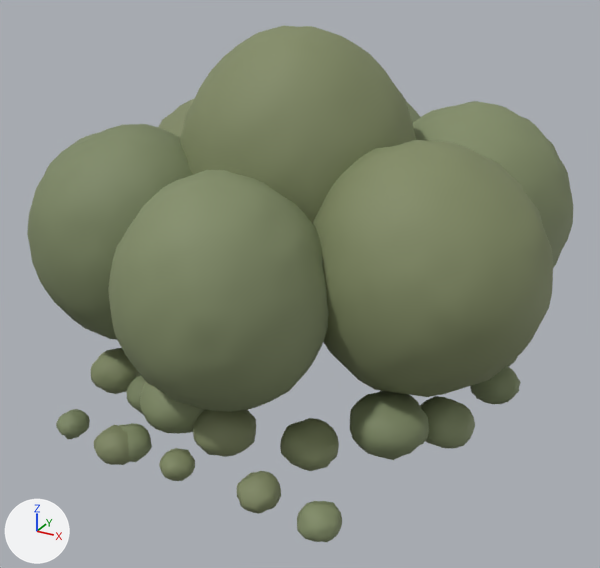
What one commit did to the glTF model assets/models/14-bush/14-bush.glb.
Camera for both pictures: a 50 mm lens placed at (1.45, -2.72, 1.75), pointed at (0.02, -0.12, 0.45). The lights are fixed; the arrows at lower left show +X, +Y and +Z. The first picture is the older version. Vertices at exactly the same position are counted once.

The older version as bpy lines, for what is in view:
```python
ob_blob_b6 = bpy.data.objects.new('Blob_B6', me_icosphere_004)
ob_blob_b6.location = (0.564, -0.244, 0.66)
ob_pebble_0 = bpy.data.objects.new('Pebble_0', me_icosphere_007)
ob_pebble_0.location = (0.764, 0.064, 0.12)
ob_pebble_11 = bpy.data.objects.new('Pebble_11', me_icosphere_018)
ob_pebble_11.location = (-0.551, -0.567, 0.127)
ob_pebbletiny_0 = bpy.data.objects.new('PebbleTiny_0', me_icosphere_025)
ob_pebbletiny_0.location = (0.528, -0.927, 0.082)
ob_pebbletiny_1 = bpy.data.objects.new('PebbleTiny_1', me_icosphere_026)
ob_pebbletiny_1.location = (-0.256, -0.921, 0.093)
ob_pebbletiny_2 = bpy.data.objects.new('PebbleTiny_2', me_icosphere_027)
ob_pebbletiny_2.location = (-0.03, -0.889, 0.071)
ob_pebbletiny_3 = bpy.data.objects.new('PebbleTiny_3', me_icosphere_028)
ob_pebbletiny_3.location = (-0.509, -0.87, 0.07)
ob_pebbletiny_4 = bpy.data.objects.new('PebbleTiny_4', me_icosphere_029)
ob_pebbletiny_4.location = (-0.231, -0.888, 0.091)
ob_pebbletiny_5 = bpy.data.objects.new('PebbleTiny_5', me_icosphere_030)
ob_pebbletiny_5.location = (0.296, -0.899, 0.086)
# also in view: 'Pebble_16' at (0.55, -0.47, 0.17); 'Blob_B8' at (0.02, -0.66, 0.62); 'Blob_Dome' at (-0.03, -0.04, 0.88); 'Pebble_15' at (0.34, -0.64, 0.12); 'Blob_B2' at (0.49, 0.43, 0.66)
```
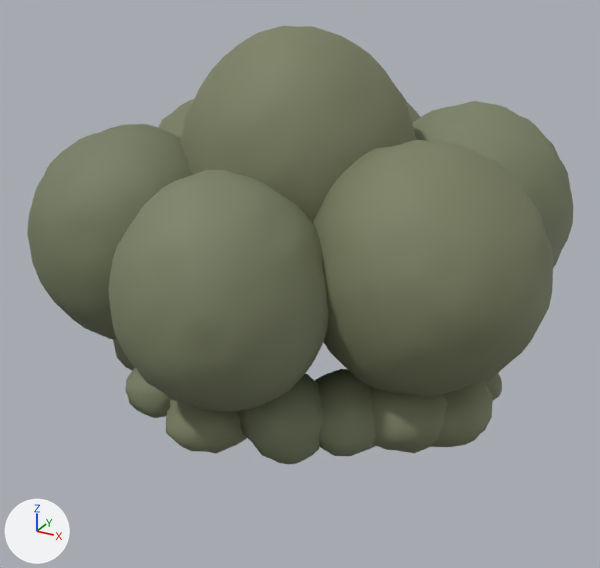
Edits to the bpy script that builds the scene:
```text
Change me_icosphere_007:
    remove me_icosphere_007.from_pydata(...)  # 162 vertices, 320 faces; spans x -0.094..0.097, y -0.095..0.098, z -0.077..0.074
    add me_icosphere_007.from_pydata(...)  # 162 vertices, 320 faces; spans x -0.161..0.158, y -0.121..0.122, z -0.111..0.104
    me_icosphere_007 part 1: 162 of 162 vertices moved; they spanned x -0.094..0.097, y -0.095..0.098, z -0.077..0.074 and now span x -0.161..0.158, y -0.121..0.122, z -0.111..0.104; mean shift (0.0, -0.001, 0.0)
Change me_icosphere_018:
    remove me_icosphere_018.from_pydata(...)  # 162 vertices, 320 faces; spans x -0.1..0.101, y -0.097..0.102, z -0.086..0.084
    add me_icosphere_018.from_pydata(...)  # 162 vertices, 320 faces; spans x -0.143..0.137, y -0.152..0.151, z -0.133..0.136
    me_icosphere_018 part 2: 162 of 162 vertices moved; they spanned x -0.1..0.101, y -0.097..0.102, z -0.086..0.084 and now span x -0.143..0.137, y -0.152..0.151, z -0.133..0.136; mean shift (0.0, 0.0, 0.0)
Change me_icosphere_019:
    remove me_icosphere_019.from_pydata(...)  # 162 vertices, 320 faces; spans x -0.093..0.099, y -0.099..0.092, z -0.078..0.074
    add me_icosphere_019.from_pydata(...)  # 162 vertices, 320 faces; spans x -0.19..0.201, y -0.196..0.189, z -0.158..0.159
    me_icosphere_019 part 3: 162 of 162 vertices moved; they spanned x -0.093..0.099, y -0.099..0.092, z -0.078..0.074 and now span x -0.19..0.201, y -0.196..0.189, z -0.158..0.159; mean shift (0.0, -0.001, 0.0)
Change me_icosphere_021:
    remove me_icosphere_021.from_pydata(...)  # 162 vertices, 320 faces; spans x -0.108..0.112, y -0.116..0.108, z -0.088..0.086
    add me_icosphere_021.from_pydata(...)  # 162 vertices, 320 faces; spans x -0.156..0.149, y -0.154..0.148, z -0.118..0.118
    me_icosphere_021 part 4: 162 of 162 vertices moved; they spanned x -0.108..0.112, y -0.116..0.108, z -0.088..0.086 and now span x -0.156..0.149, y -0.154..0.148, z -0.118..0.118; mean shift (0.0, 0.0, 0.0)
Change me_icosphere_022:
    remove me_icosphere_022.from_pydata(...)  # 162 vertices, 320 faces; spans x -0.099..0.101, y -0.1..0.098, z -0.078..0.077
    add me_icosphere_022.from_pydata(...)  # 162 vertices, 320 faces; spans x -0.146..0.157, y -0.137..0.14, z -0.105..0.104
    me_icosphere_022 part 5: 162 of 162 vertices moved; they spanned x -0.099..0.101, y -0.1..0.098, z -0.078..0.077 and now span x -0.146..0.157, y -0.137..0.14, z -0.105..0.104; mean shift (0.001, 0.001, 0.0)
Change me_icosphere_023:
    remove me_icosphere_023.from_pydata(...)  # 162 vertices, 320 faces; spans x -0.143..0.14, y -0.139..0.138, z -0.11..0.104
    add me_icosphere_023.from_pydata(...)  # 162 vertices, 320 faces; spans x -0.174..0.173, y -0.191..0.185, z -0.154..0.159
    me_icosphere_023 part 6: 162 of 162 vertices moved; they spanned x -0.143..0.14, y -0.139..0.138, z -0.11..0.104 and now span x -0.174..0.173, y -0.191..0.185, z -0.154..0.159; mean shift (0.0, 0.0, 0.0)
Change me_icosphere_024:
    remove me_icosphere_024.from_pydata(...)  # 162 vertices, 320 faces; spans x -0.11..0.104, y -0.105..0.107, z -0.087..0.085
    add me_icosphere_024.from_pydata(...)  # 162 vertices, 320 faces; spans x -0.178..0.17, y -0.203..0.206, z -0.139..0.136
    me_icosphere_024 part 7: 162 of 162 vertices moved; they spanned x -0.11..0.104, y -0.105..0.107, z -0.087..0.085 and now span x -0.178..0.17, y -0.203..0.206, z -0.139..0.136; mean shift (0.0, -0.001, 0.0)
Change ob_pebble_0:
    ob_pebble_0.location: (0.764, 0.064, 0.12) -> (0.64, 0.046, 0.116)
Change ob_pebble_11:
    ob_pebble_11.location: (-0.551, -0.567, 0.127) -> (-0.57, -0.263, 0.138)
Change ob_pebble_12:
    ob_pebble_12.location: (-0.338, -0.623, 0.118) -> (-0.513, -0.327, 0.163)
Change ob_pebble_13:
    ob_pebble_13.location: (-0.16, -0.693, 0.177) -> (-0.333, -0.565, 0.126)
Change ob_pebble_14:
    ob_pebble_14.location: (0.047, -0.715, 0.134) -> (-0.136, -0.568, 0.123)
Change ob_pebble_15:
    ob_pebble_15.location: (0.343, -0.642, 0.125) -> (-0.06, -0.669, 0.11)
Change ob_pebble_16:
    ob_pebble_16.location: (0.553, -0.466, 0.171) -> (0.199, -0.569, 0.159)
Change ob_pebble_17:
    ob_pebble_17.location: (0.694, -0.312, 0.134) -> (0.374, -0.412, 0.144)
Remove ob_pebbletiny_0:
    ob_pebbletiny_0 = bpy.data.objects.new('PebbleTiny_0', me_icosphere_025)
Remove ob_pebbletiny_1:
    ob_pebbletiny_1 = bpy.data.objects.new('PebbleTiny_1', me_icosphere_026)
Remove ob_pebbletiny_2:
    ob_pebbletiny_2 = bpy.data.objects.new('PebbleTiny_2', me_icosphere_027)
Remove ob_pebbletiny_3:
    ob_pebbletiny_3 = bpy.data.objects.new('PebbleTiny_3', me_icosphere_028)
Remove ob_pebbletiny_4:
    ob_pebbletiny_4 = bpy.data.objects.new('PebbleTiny_4', me_icosphere_029)
Remove ob_pebbletiny_5:
    ob_pebbletiny_5 = bpy.data.objects.new('PebbleTiny_5', me_icosphere_030)
Add ob_pebble_19:
    ob_pebble_19 = bpy.data.objects.new('Pebble_19', me_icosphere_026_1)  # 162 vertices, 320 faces; spans x -0.193..0.195, y -0.197..0.192, z -0.124..0.129; in mat_sage0 (greyish green #7b8062)
    ob_pebble_19.location = (0.631, -0.201, 0.129)
Add ob_pebble_18:
    ob_pebble_18 = bpy.data.objects.new('Pebble_18', me_icosphere_025_1)  # 162 vertices, 320 faces; spans x -0.183..0.179, y -0.187..0.187, z -0.139..0.13; in mat_sage3 (greyish green #7a7e61)
    ob_pebble_18.location = (0.543, -0.322, 0.144)
```

Where the change shows, as pixel boxes [x1, y1, x2, y2] in the pictures (600 x 568 px):
'Pebble_16', reshaped, moved (7% wider, 31% taller): before [350, 391, 429, 460]; after [239, 373, 324, 464]
'Pebble_17', reshaped, moved: before [420, 396, 475, 448]; after [315, 369, 376, 456]
'Pebble_15', reshaped, moved: before [280, 418, 339, 471]; after [166, 401, 247, 454]
'Pebble_18', added: after [371, 387, 448, 453]
'Pebble_19', added: after [430, 382, 493, 447]
'Pebble_14', reshaped, moved (mostly hidden afterwards): before [193, 410, 256, 457]; after [170, 399, 177, 407]
'Pebble_13', moved: before [140, 382, 206, 434]; after [125, 368, 170, 418]
'Pebble_11', reshaped, moved (not visible afterwards): before [90, 348, 140, 394]
'PebbleTiny_0', deleted (green): before [297, 501, 342, 542]
'PebbleTiny_5', deleted (green): before [236, 471, 281, 514]
'Pebble_0', reshaped, moved: before [470, 366, 521, 404]; after [484, 373, 502, 400]
'PebbleTiny_1', deleted (green): before [94, 425, 130, 465]
'PebbleTiny_2', deleted (green): before [159, 448, 195, 481]
'PebbleTiny_4', deleted (green): before [119, 423, 152, 462]
'PebbleTiny_3', deleted (green): before [56, 409, 90, 439]
'Pebble_12', reshaped, moved: before [127, 375, 146, 415]; after [113, 339, 135, 371]
